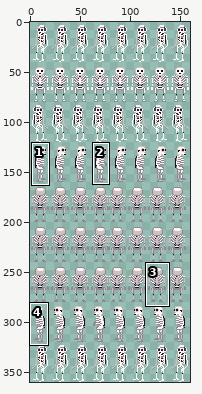
Sprite sheet, stored at images/skeleton.png. Above, an overview of the earlier version with the close-up marked.
Close-up. As it was:
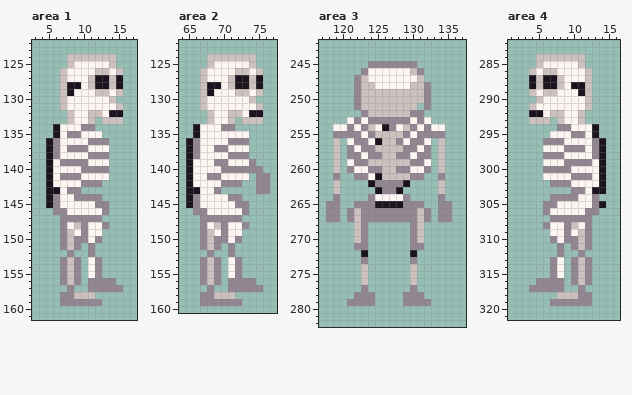
The file is 160x360 pixels. Shown: area 1: x 3..17, y 122..161; area 2: x 64..77, y 122..160; area 3: x 117..137, y 242..282; area 4: x 1..16, y 282..321. The commit also changed other parts of the picture, which this record leaves out.
After the commit:
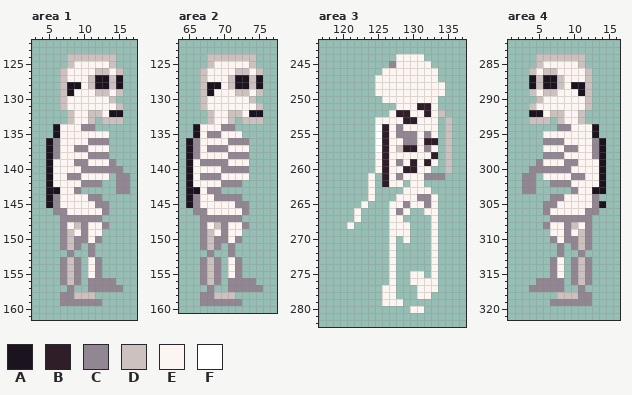
Palette (. is transparent): A #1b141e  B #2f1d28  C #918692  D #ccc1be  E #fdf5f1  F #ffffff
Change:
--- area 1
@@ x 3..17 @@
 134 ...AEEECC......
-135 ...AECCEEE.....
+135 ...AEEEEEEE....
 136 ..ACEEEECCC....
-137 ..ACECCCEEE....
+137 ..ACEECCEEE....
 138 ..ACEEEECCC....
-139 ..AECCCCEEE....
-140 ..AEEEECCCC....
-141 ..AECCCEEEE....
-142 ..AEEEECCC.....
-143 ..AAECC........
-144 ..ACEECCCC.....
+139 ..AEEECCEEEC...
+140 ..AEEEECCCCCC..
+141 ..AEECCEEEE.CC.
+142 ..AEEEECCC..CC.
+143 ..AAEEC.....CC.
+144 ..ACEEEECC.....
 145 ..ACEEEEECC....
--- area 2
@@ x 64..77 @@
 134 ..AEEECC......
-135 ..AEEEEEEE....
+135 ..AECCEEE.....
 136 .ACEEEECCC....
-137 .ACEECCEEE....
+137 .ACECCCEEE....
 138 .ACEEEECCC....
-139 .AEEECCEEEC...
-140 .AEEEECCCCCC..
-141 .AEECCEEEE.CC.
-142 .AEEEECCC..CC.
-143 .AAEEC.....CC.
-144 .ACEEEECC.....
+139 .AECCCCEEE....
+140 .AEEEECCCC....
+141 .AECCCEEEE....
+142 .AEEEECCC.....
+143 .AAECC........
+144 .ACEECCCC.....
 145 .ACEEEEECC....
--- area 3
@@ x 117..137 @@
 243 .....................
-244 .....................
-245 .......CCCCCCC.......
-246 ......CEEEEEEDC......
-247 .....CDEEEEEEED......
-248 .....CDDEEEEEDDC.....
-249 .....CDDDDDDDDDC.....
-250 .....CDDDDDDDDDC.....
-251 .....CDDDDDDDD.C.....
-252 ......CDDDDDDCC......
-253 ....ECECCCCCCECE.....
-254 ..EECECDEACEDCECEE...
-255 ..CCCCECDDDDCECCCC...
-256 ..D.ECCEADDCECCE.D...
-257 ..D.CECCDDDDCCEC.D...
-258 ..D.CCECCDDCCECC.D...
-259 ..D.ECCDDDDDDCCE.D...
-260 ..D.CEECCDDCCEEC.D...
-261 ..C..CCEADDDDCC..C...
-262 ..D....ACCCCA....D...
-263 ..D.....ACCA.....D...
-264 ..C....CEEEEC....C...
-265 .CC..CCCAAAACCC..CC..
-266 .CC.CDCCCCCCCCDC.CC..
-267 .CC.CDCCCCCCCCDC.CC..
-268 .....DC......CD......
-269 .....DC......CD......
-270 .....DC......CD......
-271 .....CC......CC......
-272 ......A......A.......
-273 ......C......C.......
-274 ......D......D.......
-275 ......D......D.......
-276 ......D......D.......
-277 ......C......C.......
-278 .....CCC....CCC......
-279 ....CCCC....CCCC.....
-280 .....................
+244 ...........EEEE......
+245 ..........CEEEEE.....
+246 .........EEEEEEEE....
+247 ........EEEEEEEEE....
+248 ........EEEEEEEEEE...
+249 ........EEEEEEEEEE...
+250 .........EEEEEEEE....
+251 ...........EEEBBE....
+252 ..........EBBEEBED...
+253 ........EEEEBBEEE.D..
+254 ........FBECEEEEE.D..
+255 ........FBECCCECE.D..
+256 ........FBEECCEBB.D..
+257 ........FBEDBBECE.D..
+258 ........EBEEEEEEB.D..
+259 ........EBECEBEBE.D..
+260 ........EBEEBBEE..D..
+261 .......E.BECEEECCC...
+262 .......E.BEE.EE......
+263 .......E....EEEE.....
+264 .......E...EEECCE....
+265 ......E...EECEECE....
+266 .....E....ECE..EE....
+267 .....E....EE....E....
+268 ....E.....EEE...E....
+269 ..........EEE...E....
+270 ..........E.E...E....
+271 ..........E.....E....
+272 ..........E.....E....
+273 ..........E.....E....
+274 ..........E.....E....
+275 ..........E..EE.E....
+276 ..........E..EEEE....
+277 .........EE...EEE....
+278 .........EE...EE.....
+279 .........EEE.........
+280 .............EE......
 281 .....................
--- area 4
@@ x 1..16 @@
 294 .......CCEEEA...
-295 ......EEECCEA...
+295 .....EEEEEEEA...
 296 .....CCCEEEECA..
-297 .....EEECCCECA..
+297 .....EEECCEECA..
 298 .....CCCEEEECA..
-299 .....EEECCCCEA..
-300 .....CCCCEEEEA..
-301 .....EEEECCCEA..
-302 ......CCCEEEEA..
-303 .........CCEAA..
-304 ......CCCCEEC...
+299 ....CEEECCEEEA..
+300 ...CCCCCCEEEEA..
+301 ..CC.EEEECCEEA..
+302 ..CC..CCCEEEEA..
+303 ..CC.....CEEAA..
+304 ......CCEEEEC...
 305 .....CCEEEEECA..
Where, in picture pixels (left, top, right, bottom), the same in both close-ups:
changed: (60, 131, 130, 201)
changed: (200, 131, 270, 201)
changed: (326, 54, 452, 313)
changed: (522, 131, 592, 201)
